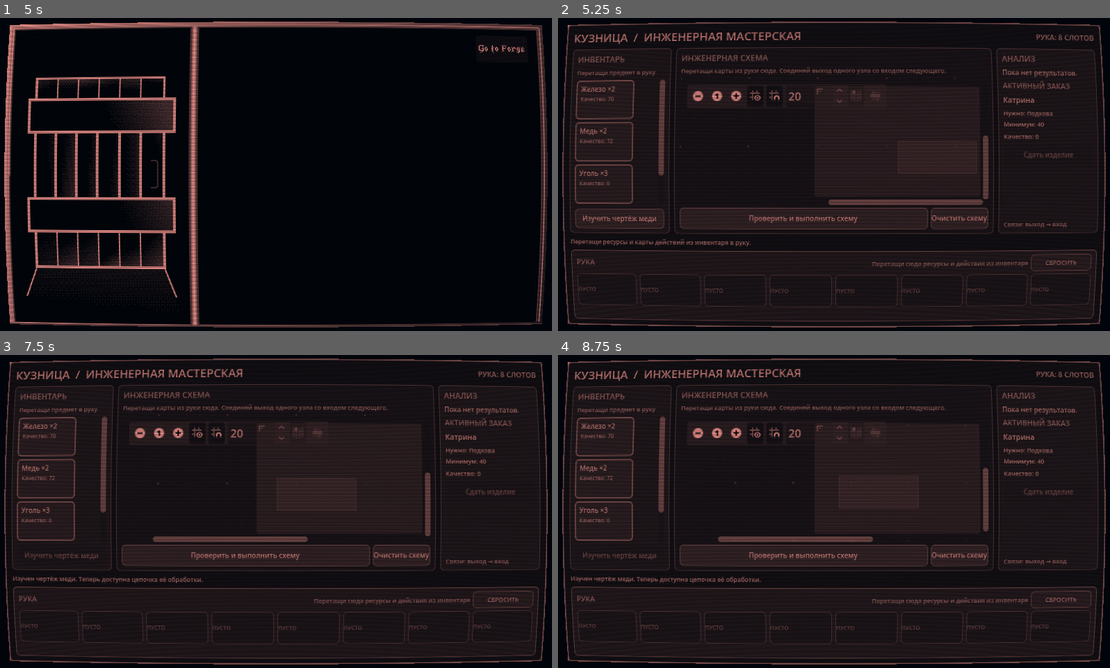
Above: before the commit, frames 1-4 (two rows, left to right).
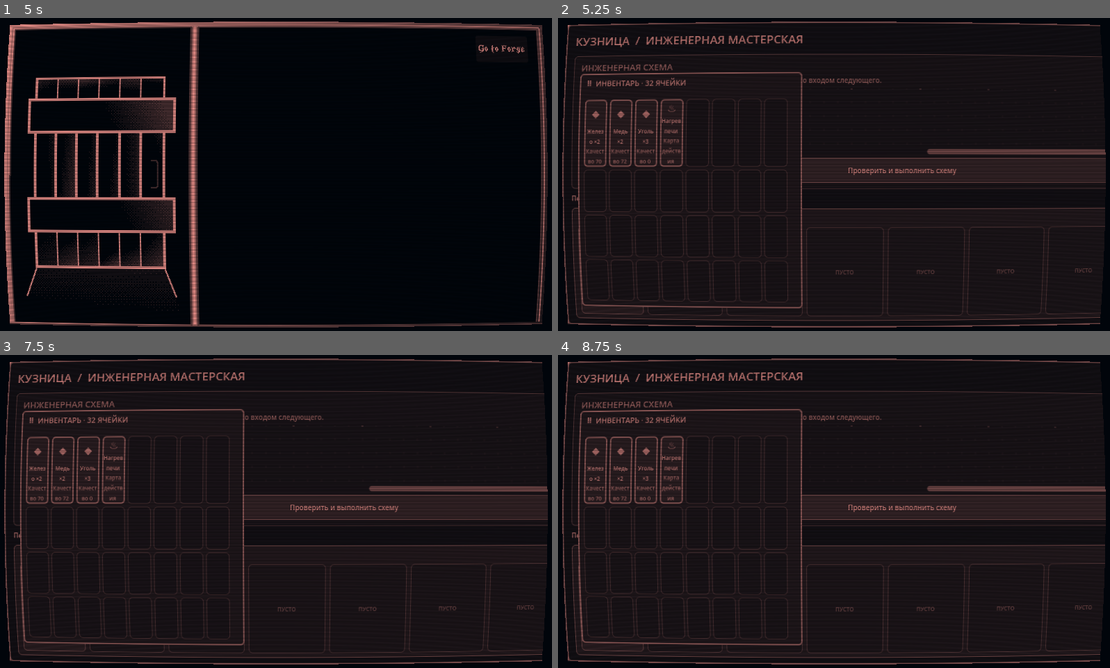
Above: after the commit, the same moments.

Repository: Blyaprint/10-ways
Game: Godot game, scene res://scenes/MainMenu.tscn
Same seed, same stepped clock (60 frames per second), same inputs: the game is played once before the commit and once after it.
Inputs (mouse positions are in pixels of both pictures, inside the frame that each line leads up to; where the layout moved, square brackets give the same spot in the first picture):
- Up to frame 1 (5 s): click "New game" at 0.5 s; click "Далее" at 1.25 s; click "Далее" at 2 s; click "Далее" at 2.75 s; tap Enter at 3.5 s; move the mouse to (397, 158) at 3.52 s; click (397, 158) at 3.67 s; click "Принять заказ" at 4.25 s
- Up to frame 2 (5.25 s): click "Go to Forge" at 5 s
- Up to frame 3 (7.5 s): click "Go to Door" at 5.75 s; click "Go to Door" at 6.5 s; click (55, 555) at 7.25 s, where only the run before the commit has a clickable "Изучить чертёж меди"
- Up to frame 4 (8.75 s): click (591, 442) [696, 433] at 8 s

Frame 1 is identical in both runs. In frame 2, 14% of the frame differs, in the area x 2-100%, y 2-98%; in frame 3, 14%; in frame 4, 15%.

Commit message:
Use redesigned engineering workbench interface

Diff:
--- a/scenes/EngineeringWorkbench.tscn
+++ b/scenes/EngineeringWorkbench.tscn
@@ -1,6 +1,6 @@
 [gd_scene format=3]
 
-[ext_resource type="Script" path="res://scripts/EngineeringWorkbench.gd" id="1_engineering"]
+[ext_resource type="Script" path="res://scripts/EngineeringWorkbenchUI.gd" id="1_engineering"]
 
 [node name="EngineeringWorkbench" type="Control"]
 layout_mode = 3
